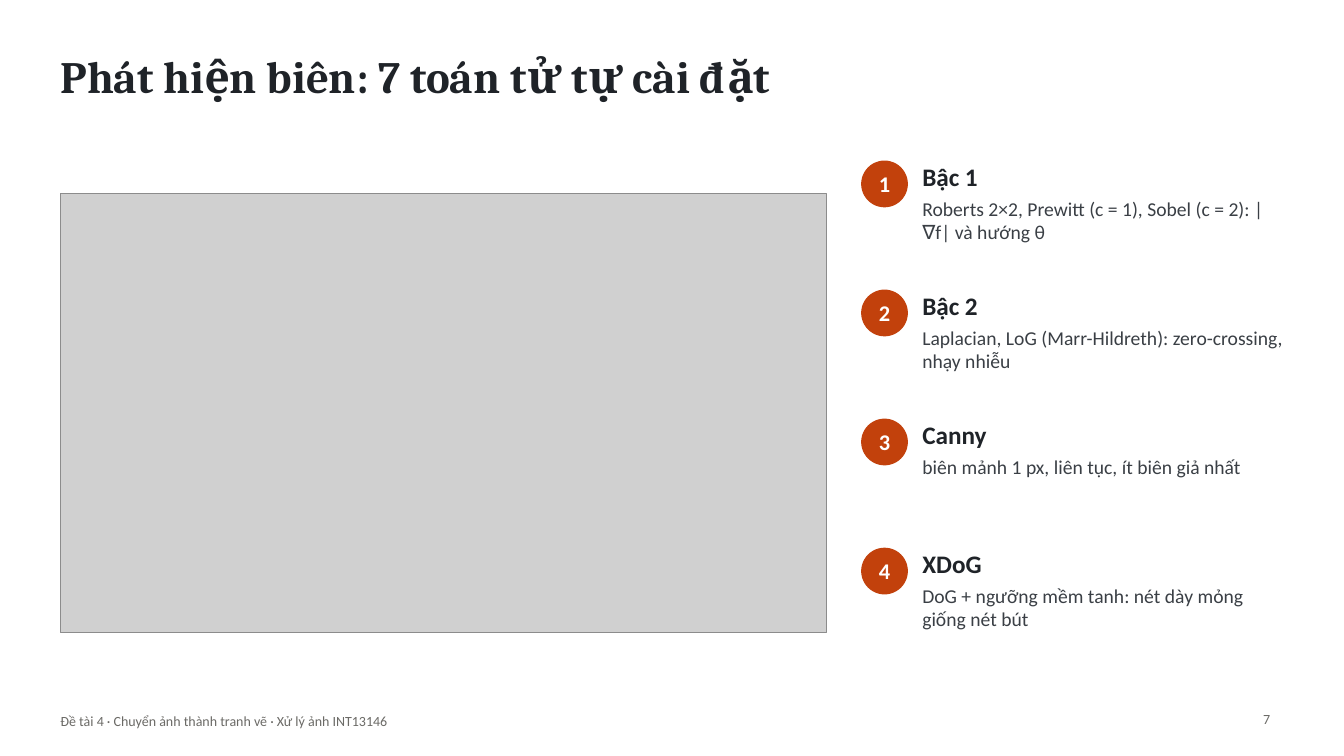
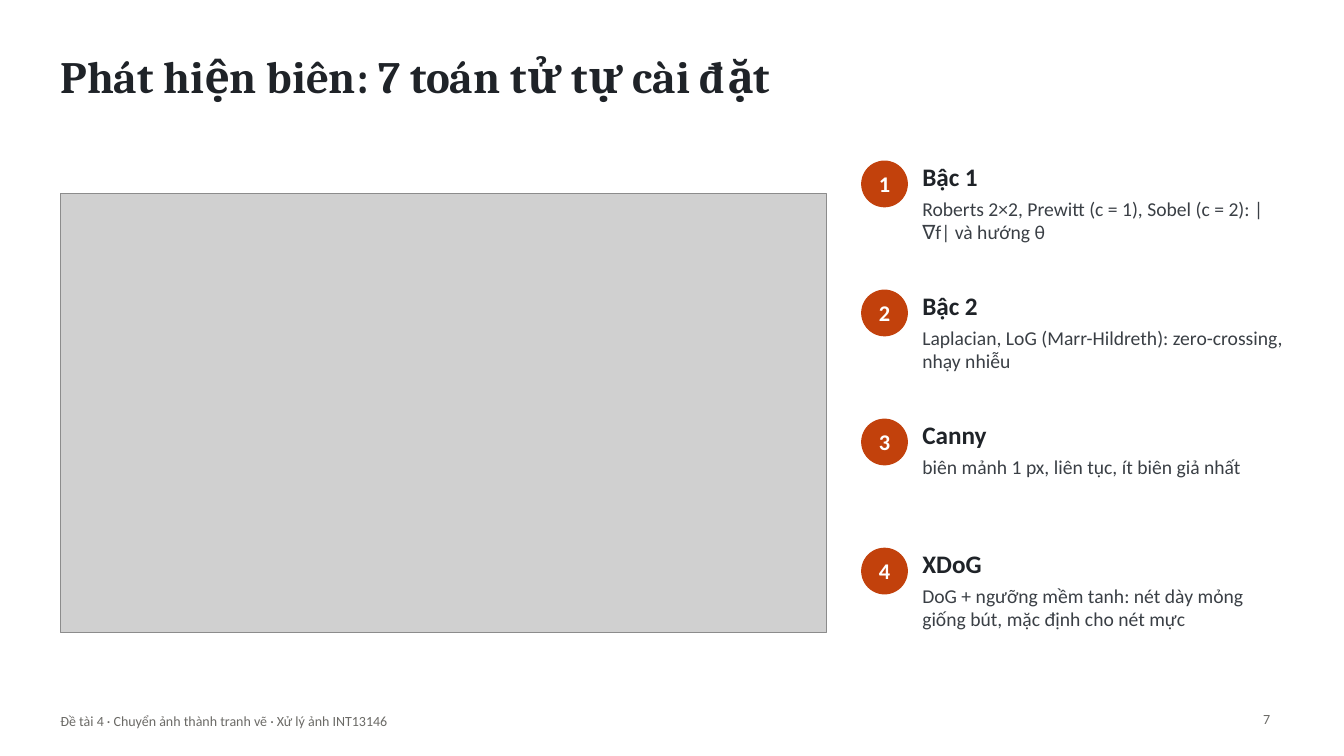
Before and after one commit to duckkthoi/sketch_app, a slide deck: slide 7 of docs/Slides_DeTai4.pptx. Drawn at 1344x756 pixels with LibreOffice and Linux fonts; fonts in the diff are those of the drawing; grey boxes stand for pictures. Boxes give left, top, right and bottom in pixels: in the first picture for what was removed or moved away, otherwise in the second. Text is boxed around its words. In the diff, an @@ line names an element or a change of style, - is before the commit and + after.

```diff
--- a/docs/Slides_DeTai4.pptx
+++ b/docs/Slides_DeTai4.pptx
@@ text at <box>922,588,1244,630</box>: text changed @@
-DoG + ngưỡng mềm tanh: nét dày mỏng giống nét bút
+DoG + ngưỡng mềm tanh: nét dày mỏng giống bút, mặc định cho nét mực
```
Also in this commit, not shown: 3 other slides changed, 29 other files.
